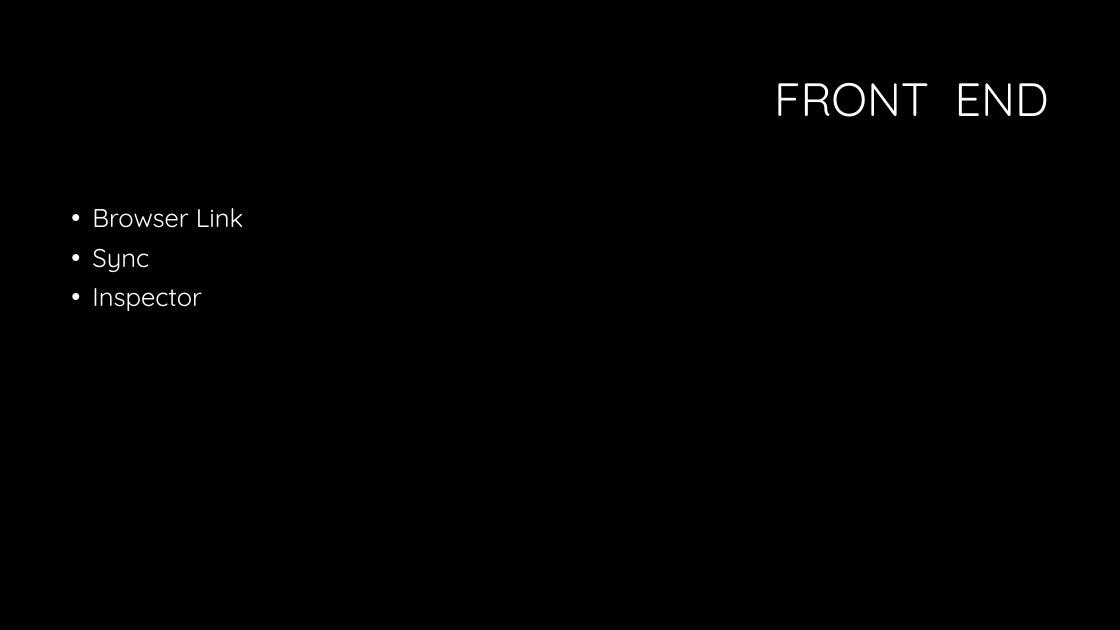
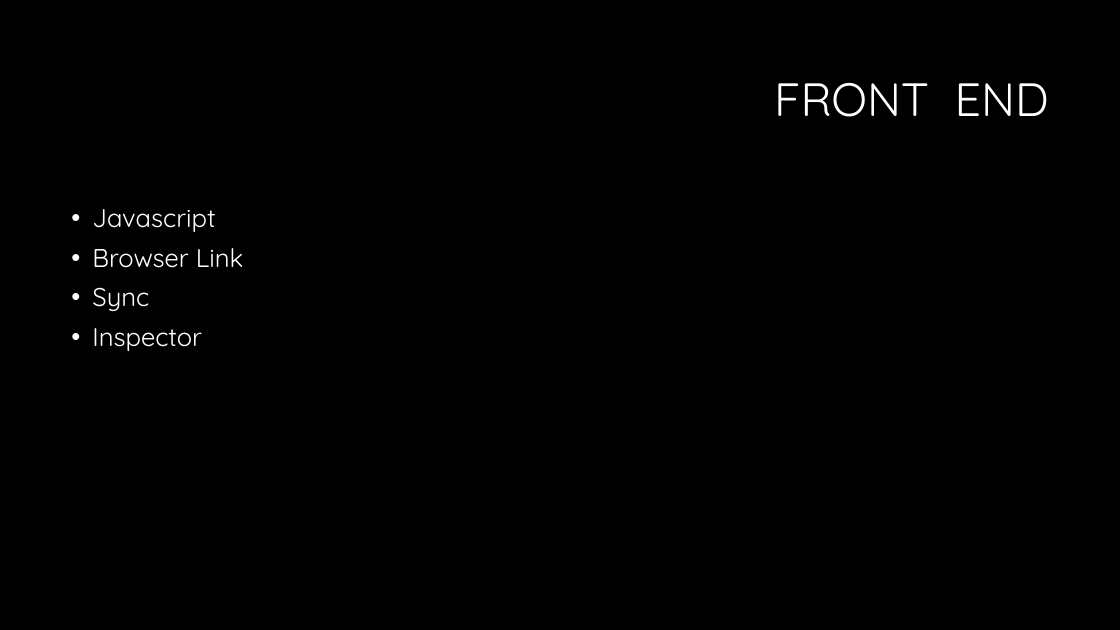
Before and after one commit to GBPhilip/Debugging, a slide deck: slide 47 of Debugging1.pptx. Drawn at 1120x630 pixels with LibreOffice and Linux fonts; fonts in the diff are those of the drawing; background and template pictures are left out. Boxes give left, top, right and bottom in pixels: in the first picture for what was removed or moved away, otherwise in the second. Text is boxed around its words. In the diff, an @@ line names an element or a change of style, - is before the commit and + after.

```diff
--- a/Debugging1.pptx
+++ b/Debugging1.pptx
@@ text at (x1=92, y1=209, x2=215, y2=232): paragraph added @@
+• Javascript
```
Also in this commit, not shown: 2 other slides changed, 1 slide added, 1 other file.
